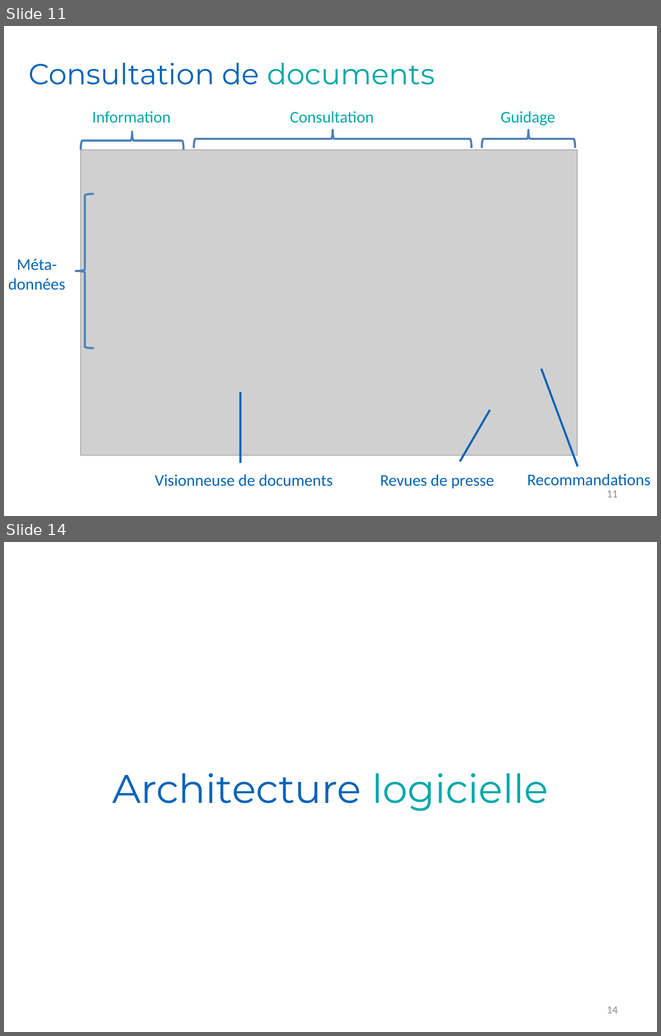
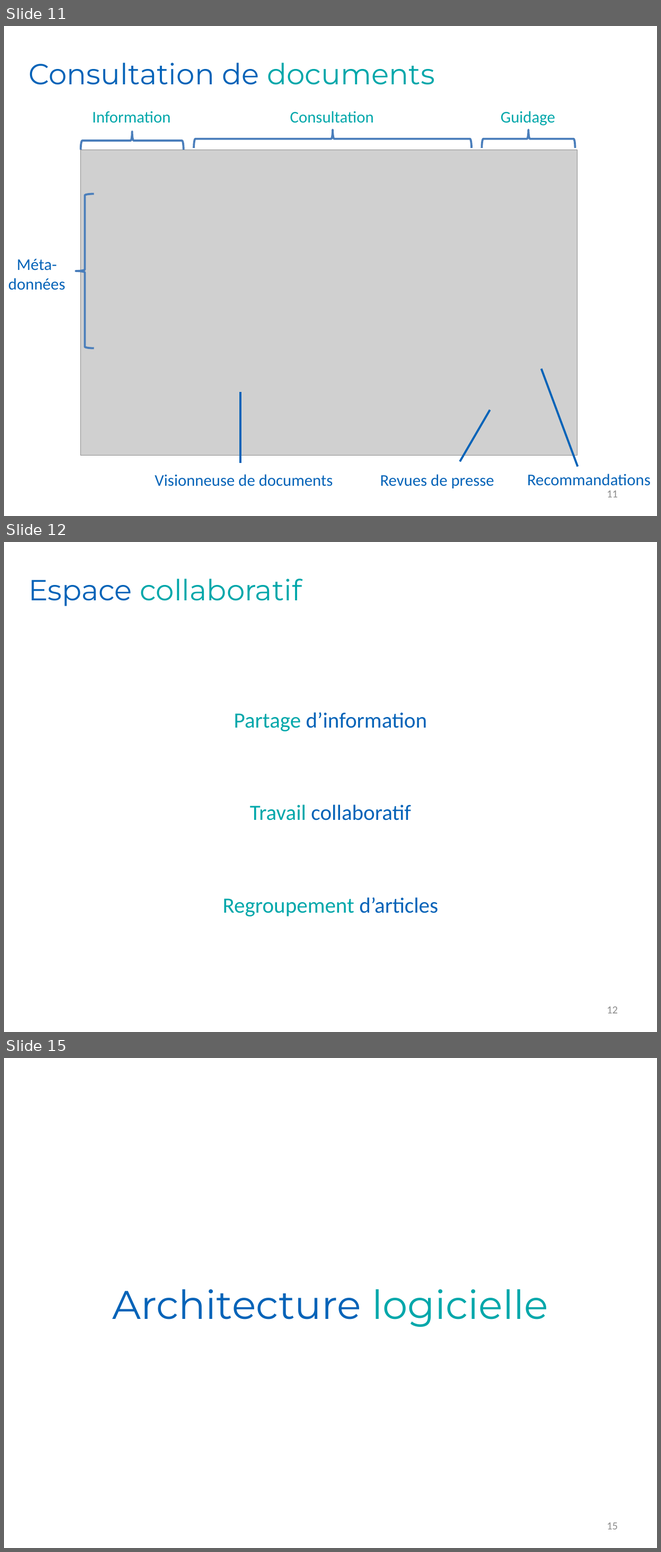
Before and after one commit to Romcol/Gutemberg-rapports, a slide deck: defense/1_project/powerpoint.pptx. Shown one above the other, each under a label of ours: slides 11 and 14 before the commit, slides 11, 12 and 15 after it; the slides between them are not shown. The pictures are 661x1036 and 661x1552 pixels, drawn with LibreOffice and Linux fonts; fonts in the diff are those of the drawing; grey boxes stand for pictures; background and template pictures are left out. Boxes give left, top, right and bottom in pixels: in the first picture for what was removed or moved away, otherwise in the second. Text is boxed around its words. In the diff, an @@ line names an element or a change of style, - is before the commit and + after.

```diff
--- a/defense/1_project/powerpoint.pptx
+++ b/defense/1_project/powerpoint.pptx
@@ slide 12 added at box(4, 542, 657, 1032), background picture (left out) @@
@@ title added at box(28, 579, 301, 606), 32 pt, text #00A7AA @@
+Espace collaboratif
@@ text added at box(234, 712, 427, 731), 24 pt, text #0563B8 @@
+Partage d’information
@@ text added at box(250, 804, 411, 820), 24 pt, text #0563B8 @@
+Travail collaboratif
@@ text added at box(223, 897, 438, 916), 24 pt, text #00A7AA @@
+Regroupement d’articles
@@ page number added at box(607, 1006, 618, 1013), 12 pt, text #8C8C8C @@
+12
@@ what was slide 14 is now slide 15 @@
@@ page number at box(607, 1522, 618, 1529): text changed @@
-14
+15
```
Also in this commit, not shown: 8 slides changed, 6 other slides added, 3 slides removed.
